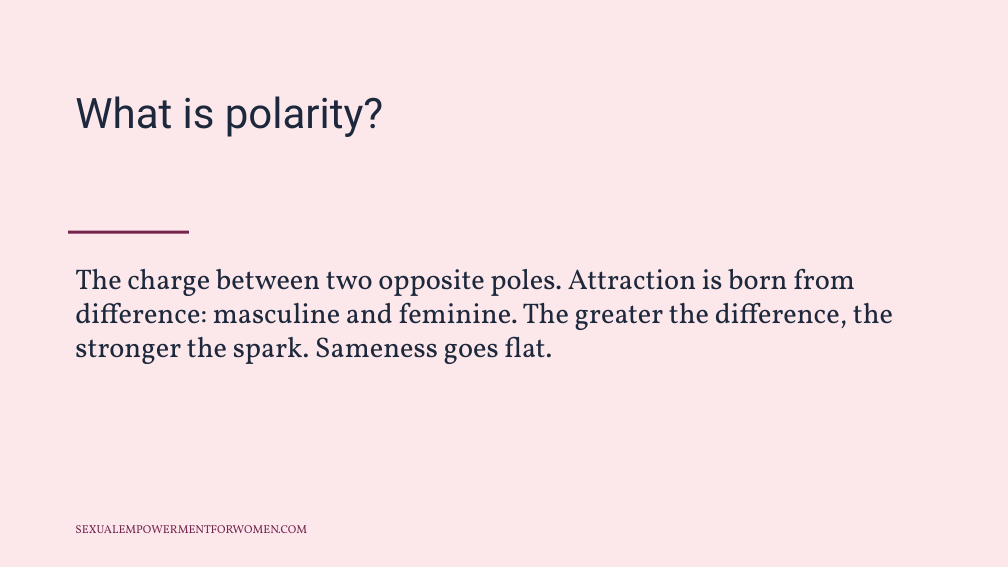
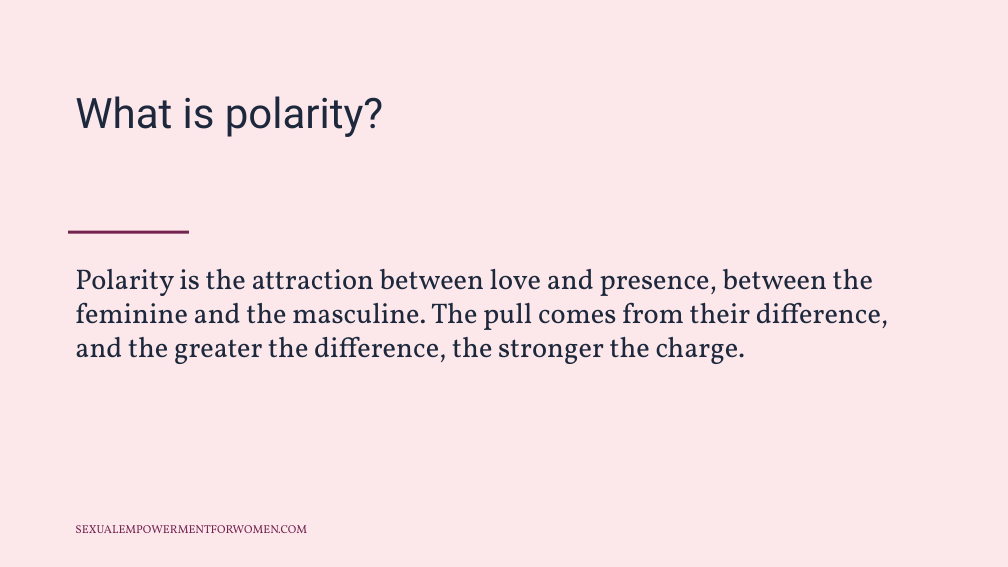
Before and after one commit to tarisha-starr/GitHub-folder, a slide deck: slide 2 of content/sessions/slides/Polarity-and-Attraction.pptx. Drawn at 1008x567 pixels with LibreOffice and Linux fonts; fonts in the diff are those of the drawing. Boxes give left, top, right and bottom in pixels: in the first picture for what was removed or moved away, otherwise in the second. Text is boxed around its words. In the diff, an @@ line names an element or a change of style, - is before the commit and + after.

```diff
--- a/content/sessions/slides/Polarity-and-Attraction.pptx
+++ b/content/sessions/slides/Polarity-and-Attraction.pptx
@@ text at box(75, 268, 888, 364): text changed @@
-The charge between two opposite poles. Attraction is born from difference: masculine and feminine. The greater the difference, the stronger the spark. Sameness goes flat.
+Polarity is the attraction between love and presence, between the feminine and the masculine. The pull comes from their difference, and the greater the difference, the stronger the charge.
```
Also in this commit, not shown: 4 other slides changed, 3 other files.
